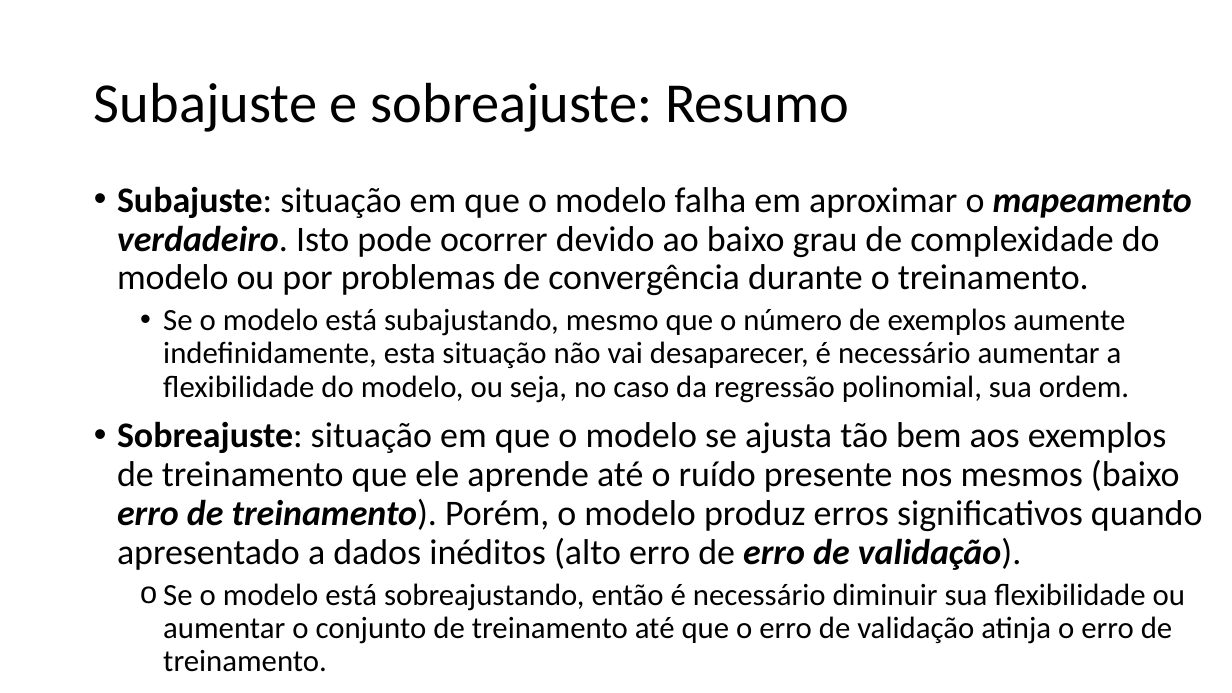
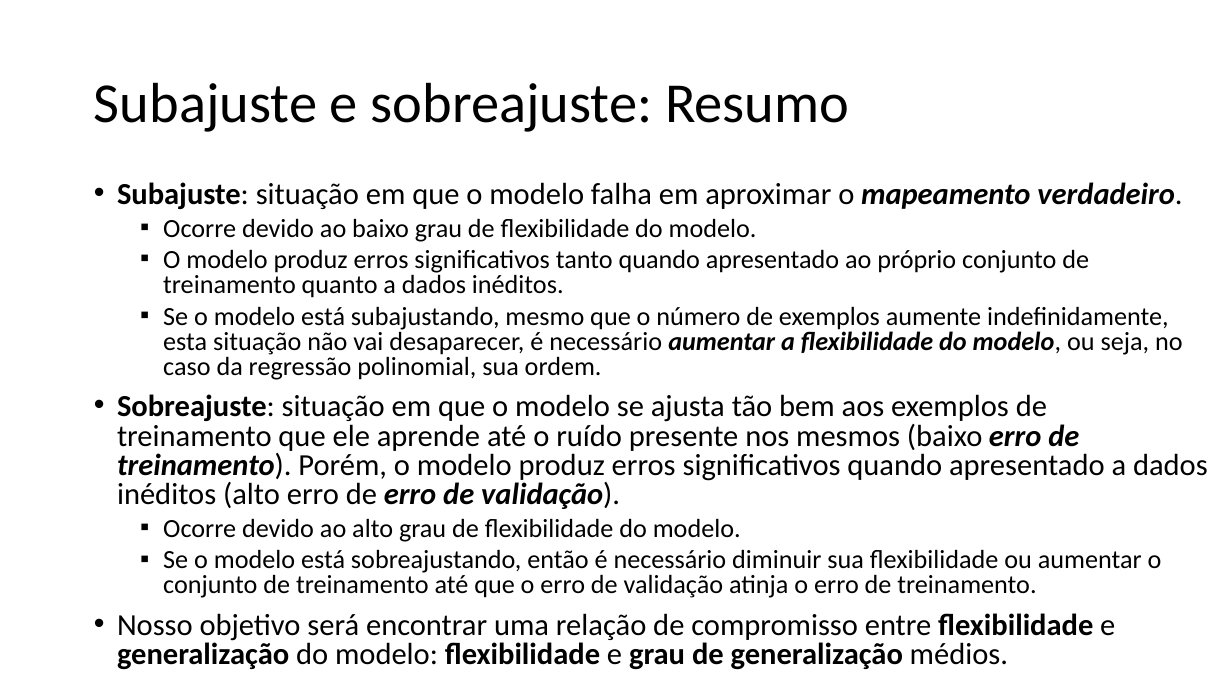
Before and after one commit to zz4fap/t319_aprendizado_de_maquina, a slide deck: slide 11 of slides/T319_Regressão_Linear (Parte IV).pptx. Drawn at 1232x693 pixels with LibreOffice and Linux fonts; fonts in the diff are those of the drawing. Boxes give left, top, right and bottom in pixels: in the first picture for what was removed or moved away, otherwise in the second. Text is boxed around its words. In the diff, an @@ line names an element or a change of style, - is before the commit and + after.

```diff
--- a/slides/T319_Regressão_Linear (Parte IV).pptx
+++ b/slides/T319_Regressão_Linear (Parte IV).pptx
@@ text at (x1=117, y1=182, x2=1182, y2=298): text changed; size 28 to 20.4 pt @@
-• Subajuste: situação em que o modelo falha em aproximar o mapeamento verdadeiro. Isto pode ocorrer devido ao baixo grau de complexidade do modelo ou por problemas de convergência durante o treinamento.
+• Subajuste: situação em que o modelo falha em aproximar o mapeamento verdadeiro.
+  ▪ Ocorre devido ao baixo grau de flexibilidade do modelo.
+  ▪ O modelo produz erros significativos tanto quando apresentado ao próprio conjunto de treinamento quanto a dados inéditos.
@@ text at (x1=117, y1=306, x2=1208, y2=598): size 24 to 20.4 pt in "Se o modelo está subajustando, mesmo que ...", "Se o modelo está sobreajustando, então é ..."; bold on, italic on in "aumentar a flexibilidade do modelo,"; size 28 to 23.8 pt in "Sobreajuste: situação em que o modelo se ..."; bullet • to ▪; line spacing 0.9 to 0.8; bullet o to ▪ @@
@@ text at (x1=163, y1=518, x2=741, y2=542): paragraph added @@
+  ▪ Ocorre devido ao alto grau de flexibilidade do modelo.
@@ text at (x1=117, y1=613, x2=1115, y2=669): paragraph added @@
+• Nosso objetivo será encontrar uma relação de compromisso entre flexibilidade e generalização do modelo: flexibilidade e grau de generalização médios.
```
Also in this commit, not shown: 4 other slides changed, 11 other files.
